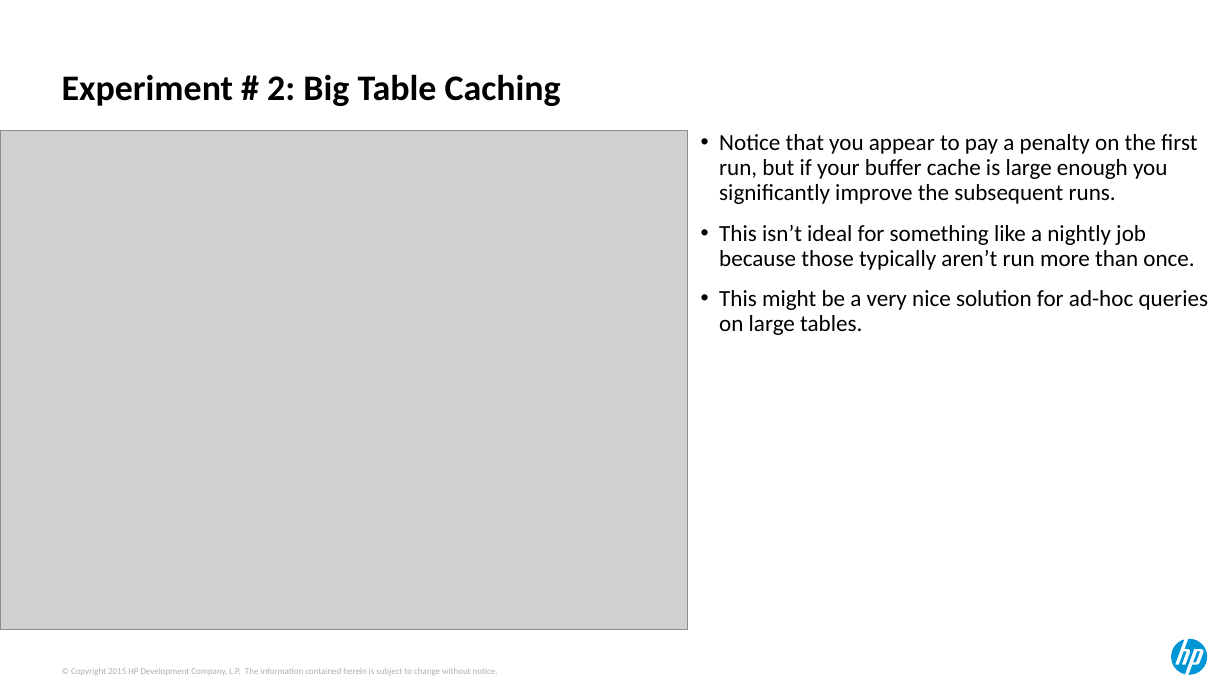
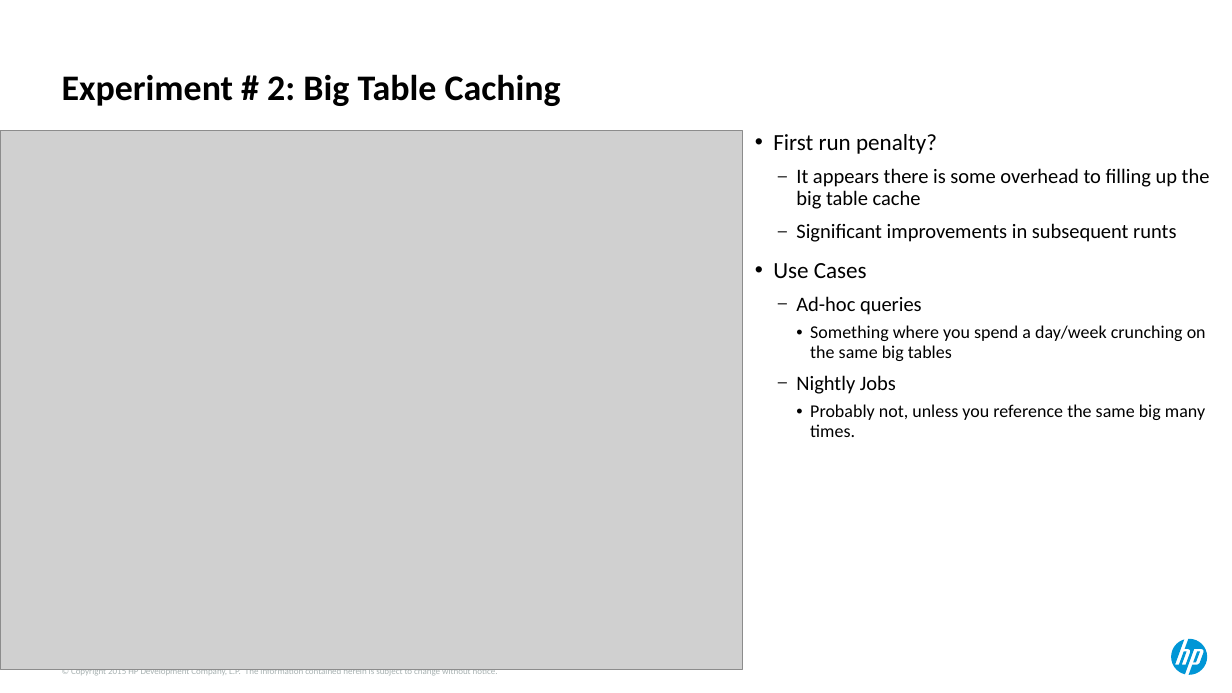
Before and after one commit to ndesilets/Group-13-HP-Big-Data-Analytics, a slide deck: slide 16 of Power Point Files/hotsos_2017 (combined).pptx (slide 17 before the commit). Drawn at 1232x693 pixels with LibreOffice and Linux fonts; fonts in the diff are those of the drawing; grey boxes stand for pictures. Boxes give left, top, right and bottom in pixels: in the first picture for what was removed or moved away, otherwise in the second. Text is boxed around its words. In the diff, an @@ line names an element or a change of style, - is before the commit and + after.

Commit message:
Latest Slides

```diff
--- a/Power Point Files/hotsos_2017 (combined).pptx
+++ b/Power Point Files/hotsos_2017 (combined).pptx
@@ picture: place and size @@
-picture at [0, 131, 688, 630]
+picture at [0, 131, 742, 670]
@@ text at [773, 134, 1210, 437]: text changed; size 18 to 16 pt @@
-• Notice that you appear to pay a penalty on the first run, but if your buffer cache is large enough you significantly improve the subsequent runs.
-• This isn’t ideal for something like a nightly job because those typically aren’t run more than once.
-• This might be a very nice solution for ad-hoc queries on large tables.
+• First run penalty?
+  – It appears there is some overhead to filling up the big table cache
+  – Significant improvements in subsequent runts
+• Use Cases
+  – Ad-hoc queries
+    • Something where you spend a day/week crunching on the same big tables
+  – Nightly Jobs
+    • Probably not, unless you reference the same big many times.
@@ text added at [551, 669, 605, 677], 12 pt, text #FFFFFF @@
+FM 2015
```
Also in this commit, not shown: 14 other slides changed, 1 slide added, 1 slide removed.
